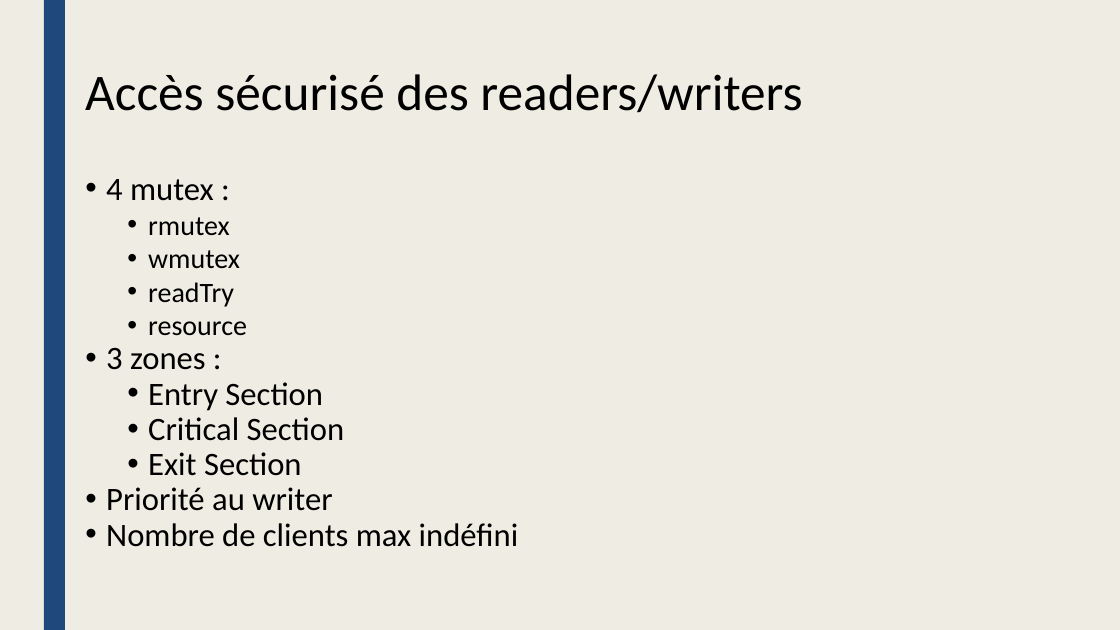
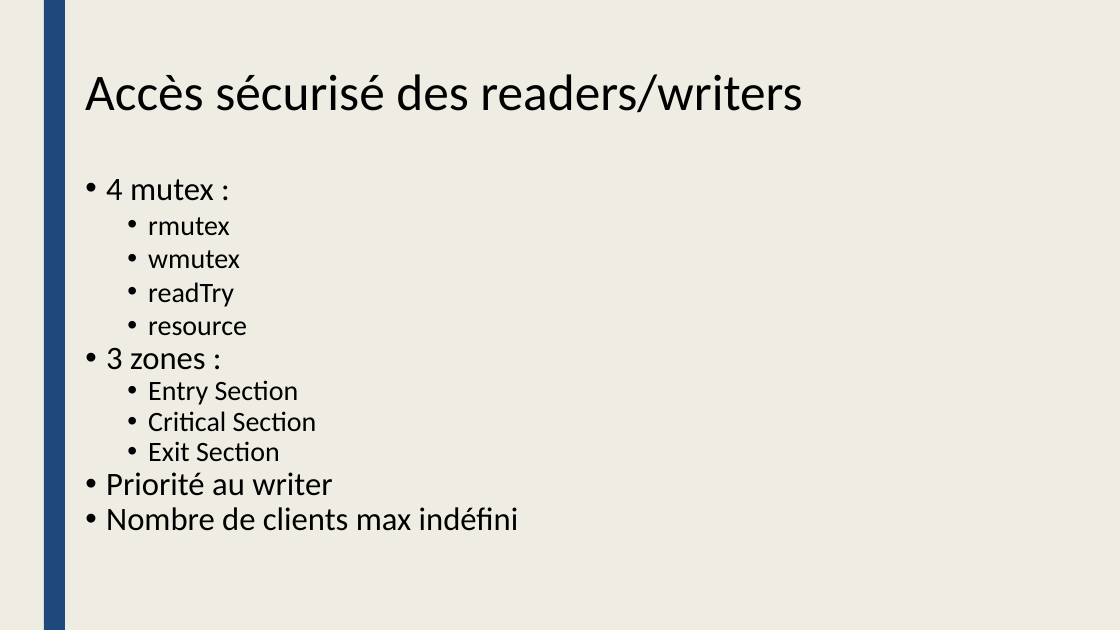
Before and after one commit to inefix/Key-Value-Store, a slide deck: slide 8 of presentation/KVS_presentation.pptx (slide 9 before the commit). Drawn at 1120x630 pixels with LibreOffice and Linux fonts; fonts in the diff are those of the drawing. Boxes give left, top, right and bottom in pixels: in the first picture for what was removed or moved away, otherwise in the second. Text is boxed around its words. In the diff, an @@ line names an element or a change of style, - is before the commit and + after.

```diff
--- a/presentation/KVS_presentation.pptx
+++ b/presentation/KVS_presentation.pptx
@@ text at box(148, 380, 317, 461): size 28 to 24 pt in "Entry Section", "Critical Section", "Exit Section" @@
```
Also in this commit, not shown: 3 other slides changed, 1 slide removed.
